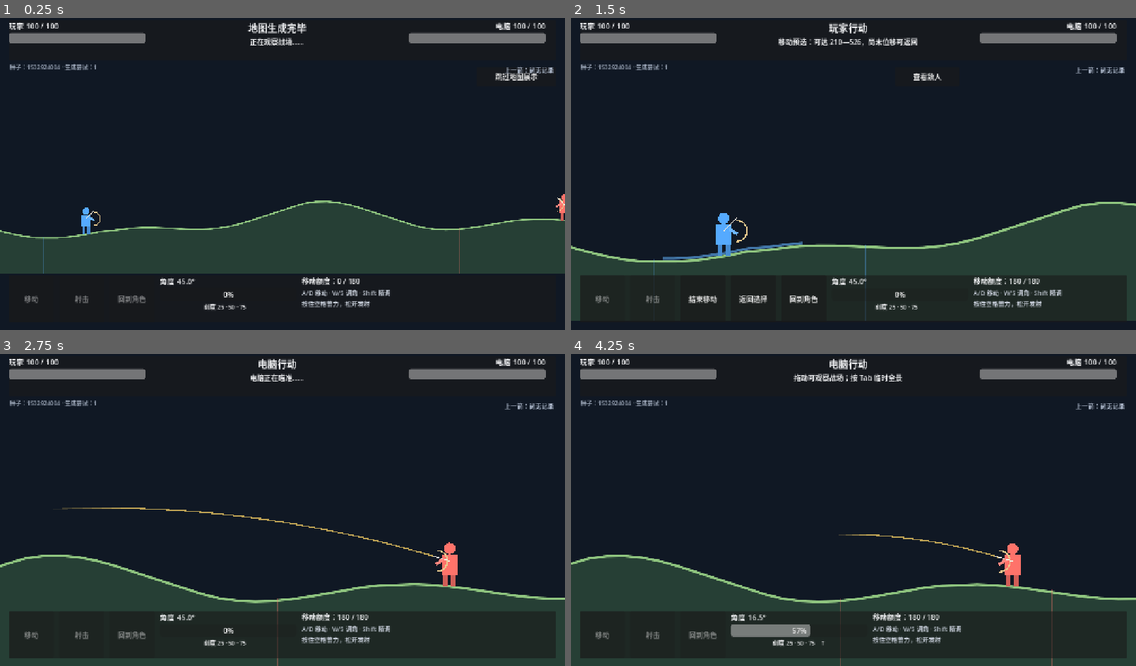
Above: before the commit, frames 1-4 (two rows, left to right).
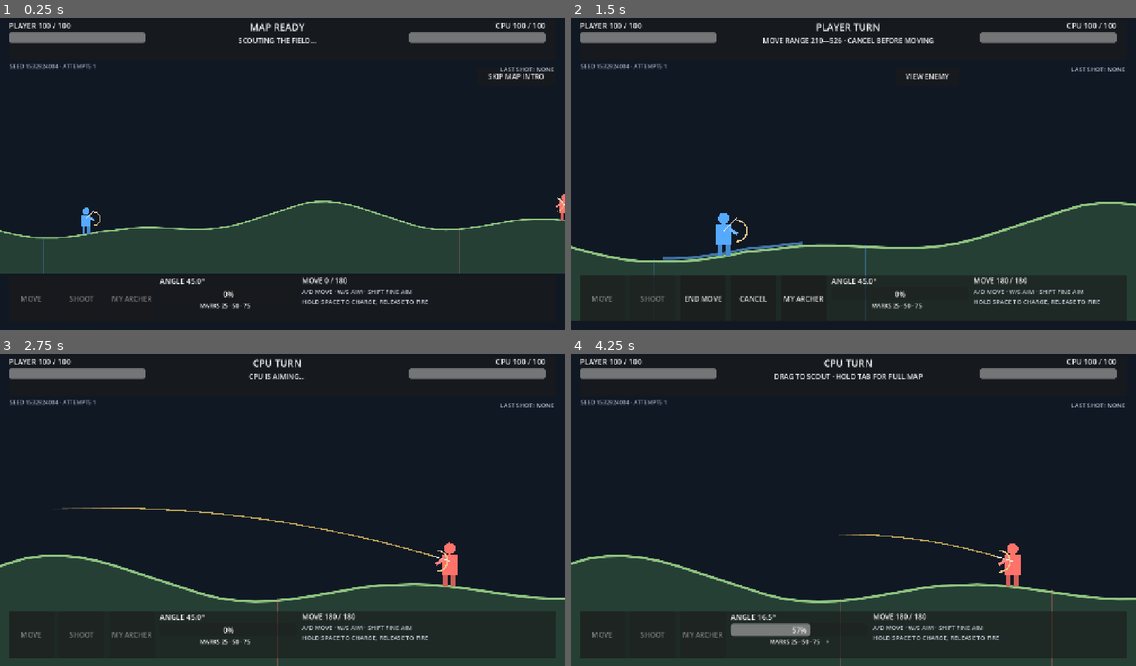
Above: after the commit, the same moments.

Repository: Xiangyu-Gu-6/Archers-Battle-Demo
Game: Godot game, scene res://scenes/Main.tscn
Two runs of this game, one before a commit and one after it. Both use one fixed random seed, a clock stepped at 60 frames per second and the inputs below.
Inputs (mouse positions are in pixels of both pictures, inside the frame that each line leads up to):
- Up to frame 1 (0.25 s): no input
- Up to frame 2 (1.5 s): click "跳过地图展示" (after the commit: "SKIP MAP INTRO") at 0.5 s; click "移动" (after the commit: "MOVE") at 1.25 s
- Up to frame 3 (2.75 s): click "结束移动" (after the commit: "END MOVE") at 2 s
- Up to frame 4 (4.25 s): tap Enter at 2.75 s; move the mouse to (977, 491) at 2.77 s; hold D (move_right) 2.78-3.5 s; hold Space (charge) 2.78-3.5 s; click (977, 491) at 2.92 s; drag from (740, 522) to (825, 572) at 3.52 s

The runs differ from the first frame. In frame 1, 2.8% of the frame differs, in the area x 1-98%, y 1-94%; in frame 2, 3.3%; in frame 3, 2.6%; in frame 4, 3.0%.

Commit message:
test: verify v2 flow and web release

Diff:
--- a/project.godot
+++ b/project.godot
@@ -13,6 +13,7 @@
 config/name="弓箭手对战 Demo"
 run/main_scene="res://scenes/Main.tscn"
 config/features=PackedStringArray("4.7")
+config/version="0.2.0"
 
 [display]
 
--- a/scripts/archer.gd
+++ b/scripts/archer.gd
@@ -1,7 +1,7 @@
 class_name Archer
 extends Node2D
 
-var display_name := "弓箭手"
+var display_name := "Archer"
 var side := 0
 var health := 100
 var max_health := 100
--- a/scripts/main.gd
+++ b/scripts/main.gd
@@ -111,7 +111,7 @@
 	top.add_child(top_row)
 	var player_box := VBoxContainer.new()
 	player_box.custom_minimum_size = Vector2(310, 0)
-	player_hp_text = _make_label("玩家 100 / 100", 17)
+	player_hp_text = _make_label("PLAYER 100 / 100", 17)
 	player_hp = ProgressBar.new()
 	player_hp.custom_minimum_size = Vector2(300, 24)
 	player_hp.max_value = balance.max_health
@@ -130,7 +130,7 @@
 	top_row.add_child(center_box)
 	var ai_box := VBoxContainer.new()
 	ai_box.custom_minimum_size = Vector2(310, 0)
-	ai_hp_text = _make_label("电脑 100 / 100", 17)
+	ai_hp_text = _make_label("CPU 100 / 100", 17)
 	ai_hp_text.horizontal_alignment = HORIZONTAL_ALIGNMENT_RIGHT
 	ai_hp = ProgressBar.new()
 	ai_hp.custom_minimum_size = Vector2(300, 24)
@@ -147,11 +147,11 @@
 	var bottom_row := HBoxContainer.new()
 	bottom_row.add_theme_constant_override("separation", 12)
 	bottom.add_child(bottom_row)
-	move_button = Button.new(); move_button.text = "移动"
-	shoot_button = Button.new(); shoot_button.text = "射击"
-	end_move_button = Button.new(); end_move_button.text = "结束移动"
-	cancel_button = Button.new(); cancel_button.text = "返回选择"
-	return_button = Button.new(); return_button.text = "回到角色"
+	move_button = Button.new(); move_button.text = "MOVE"
+	shoot_button = Button.new(); shoot_button.text = "SHOOT"
+	end_move_button = Button.new(); end_move_button.text = "END MOVE"
+	cancel_button = Button.new(); cancel_button.text = "CANCEL"
+	return_button = Button.new(); return_button.text = "MY ARCHER"
 	for button in [move_button, shoot_button, end_move_button, cancel_button, return_button]:
 		button.custom_minimum_size = Vector2(102, 62)
 		button.focus_mode = Control.FOCUS_NONE
@@ -163,12 +163,12 @@
 	return_button.pressed.connect(_return_to_actor)
 	var meter_box := VBoxContainer.new()
 	meter_box.custom_minimum_size = Vector2(310, 0)
-	angle_label = _make_label("角度 45°", 17)
+	angle_label = _make_label("ANGLE 45°", 17)
 	power_bar = ProgressBar.new()
 	power_bar.max_value = 100
 	power_bar.custom_minimum_size = Vector2(300, 28)
 	power_bar.show_percentage = true
-	power_direction_label = _make_label("刻度 25 · 50 · 75", 13)
+	power_direction_label = _make_label("MARKS 25 · 50 · 75", 13)
 	power_direction_label.horizontal_alignment = HORIZONTAL_ALIGNMENT_CENTER
 	meter_box.add_child(angle_label)
 	meter_box.add_child(power_bar)
@@ -176,22 +176,22 @@
 	bottom_row.add_child(meter_box)
 	var info_box := VBoxContainer.new()
 	info_box.custom_minimum_size = Vector2(240, 0)
-	move_label = _make_label("移动额度：80", 16)
-	var help := _make_label("A/D 移动 · W/S 调角 · Shift 精调\n按住空格蓄力，松开发射", 14)
+	move_label = _make_label("MOVE 180 / 180", 16)
+	var help := _make_label("A/D MOVE · W/S AIM · SHIFT FINE AIM\nHOLD SPACE TO CHARGE, RELEASE TO FIRE", 14)
 	help.add_theme_color_override("font_color", Color("#c4cbd6"))
 	info_box.add_child(move_label)
 	info_box.add_child(help)
 	bottom_row.add_child(info_box)
 
 	skip_button = Button.new()
-	skip_button.text = "跳过地图展示"
+	skip_button.text = "SKIP MAP INTRO"
 	skip_button.position = Vector2(1080, 122)
 	skip_button.size = Vector2(180, 44)
 	skip_button.focus_mode = Control.FOCUS_NONE
 	skip_button.pressed.connect(func(): intro_skipped = true)
 	root.add_child(skip_button)
 	enemy_button = Button.new()
-	enemy_button.text = "查看敌人"
+	enemy_button.text = "VIEW ENEMY"
 	enemy_button.position = Vector2(735, 122)
 	enemy_button.size = Vector2(145, 44)
 	enemy_button.focus_mode = Control.FOCUS_NONE
@@ -202,7 +202,7 @@
 	seed_label.add_theme_color_override("font_color", Color("#9ba6b7"))
 	seed_label.visible = OS.is_debug_build()
 	root.add_child(seed_label)
-	last_shot_label = _make_label("上一箭：尚无记录", 14)
+	last_shot_label = _make_label("LAST SHOT: NONE", 14)
 	last_shot_label.position = Vector2(905, 118)
 	last_shot_label.size = Vector2(350, 72)
 	last_shot_label.horizontal_alignment = HORIZONTAL_ALIGNMENT_RIGHT
@@ -220,7 +220,7 @@
 	result_box.alignment = BoxContainer.ALIGNMENT_CENTER
 	result_label = _make_label("", 30)
 	result_label.horizontal_alignment = HORIZONTAL_ALIGNMENT_CENTER
-	again_button = Button.new(); again_button.text = "再来一局"; again_button.custom_minimum_size = Vector2(220, 60); again_button.focus_mode = Control.FOCUS_NONE
+	again_button = Button.new(); again_button.text = "PLAY AGAIN"; again_button.custom_minimum_size = Vector2(220, 60); again_button.focus_mode = Control.FOCUS_NONE
 	again_button.pressed.connect(new_match)
 	result_box.add_child(result_label)
 	result_box.add_child(again_button)
@@ -252,7 +252,7 @@
 	trajectory = PackedVector2Array()
 	pending_player_shot.clear()
 	last_player_shot.clear()
-	last_shot_label.text = "上一箭：尚无记录"
+	last_shot_label.text = "LAST SHOT: NONE"
 	queue_redraw()
 	hit_label.text = ""
 	result_panel.visible = false
@@ -276,7 +276,7 @@
 	active_arrow = null
 	for i in 2:
 		var archer = ArcherScript.new()
-		archer.setup(i, "玩家" if i == 0 else "电脑", Color("#55aaff") if i == 0 else Color("#ff736a"), balance.max_health)
+		archer.setup(i, "Player" if i == 0 else "CPU", Color("#55aaff") if i == 0 else Color("#ff736a"), balance.max_health)
 		archers.append(archer)
 		match_root.add_child(archer)
 	if use_same_seed and current_seed != 0 and OS.is_debug_build():
@@ -286,7 +286,7 @@
 		while current_seed == old_seed: current_seed = rng.randi()
 	var generated: Dictionary = terrain.generate(current_seed, {} if use_same_seed else old_signature)
 	previous_terrain_signature = generated.signature
-	seed_label.text = "种子：%s · 生成尝试：%s%s" % [current_seed, generated.attempts, " · 备用地形" if generated.fallback else ""]
+	seed_label.text = "SEED %s · ATTEMPTS %s%s" % [current_seed, generated.attempts, " · FALLBACK" if generated.fallback else ""]
 	for archer in archers:
 		archer.health = balance.max_health
 		archer.aim_angle = 45.0
@@ -311,8 +311,8 @@
 func _start_intro(token: int) -> void:
 	phase = Phase.INTRO
 	skip_button.visible = true
-	turn_label.text = "地图生成完毕"
-	status_label.text = "正在观察战场……"
+	turn_label.text = "MAP READY"
+	status_label.text = "SCOUTING THE FIELD..."
 	camera_goal = Vector2(balance.world_width * 0.5, 385.0)
 	zoom_goal = Vector2(0.50, 0.50)
 	var elapsed := 0.0
@@ -336,7 +336,7 @@
 	phase = Phase.SELECT
 	hit_label.text = ""
 	_focus_actor(current_side)
-	status_label.text = "请选择行动" if current_side == 0 else "电脑正在观察地形……"
+	status_label.text = "CHOOSE AN ACTION" if current_side == 0 else "CPU IS SCOUTING..."
 	_update_ui()
 	if current_side == 1:
 		_ai_turn(turn_token)
@@ -347,7 +347,7 @@
 	move_committed = false
 	move_start_position = archers[0].global_position
 	move_reachable_interval = terrain.reachable_interval(archers[0].position.x, move_remaining, 0)
-	status_label.text = "移动预选：可达 %.0f—%.0f，尚未位移可返回" % [move_reachable_interval.x, move_reachable_interval.y]
+	status_label.text = "MOVE RANGE %.0f—%.0f · CANCEL BEFORE MOVING" % [move_reachable_interval.x, move_reachable_interval.y]
 	queue_redraw()
 	_update_ui()
 
@@ -356,7 +356,7 @@
 	phase = Phase.AIM
 	shot_committed = false
 	var preview_power := float(last_player_shot.get("power", 0.5))
-	status_label.text = "预览力度 %d%%，按住空格开始实际蓄力" % roundi(preview_power * 100.0)
+	status_label.text = "PREVIEW %d%% · HOLD SPACE TO CHARGE" % roundi(preview_power * 100.0)
 	_update_trajectory(preview_power)
 	_update_ui()
 
@@ -374,7 +374,7 @@
 		return
 	trajectory = PackedVector2Array()
 	queue_redraw()
-	status_label.text = "请选择行动"
+	status_label.text = "CHOOSE AN ACTION"
 	_update_ui()
 
 func _return_to_actor() -> void:
@@ -458,7 +458,7 @@
 			charge_elapsed = 0.0
 			preview_update_elapsed = 0.0
 			_focus_actor(0)
-			status_label.text = "行动已提交：蓄力中"
+			status_label.text = "ACTION LOCKED: CHARGING"
 		elif event.is_action_released("charge") and phase == Phase.CHARGE and charging:
 			charging = false
 			_fire_arrow(current_side, charge_power)
@@ -467,7 +467,7 @@
 		last_mouse = event.position
 		if event.pressed and not drag_hint_shown:
 			drag_hint_shown = true
-			status_label.text = "拖动可观察战场；按 Tab 临时全景"
+			status_label.text = "DRAG TO SCOUT · HOLD TAB FOR FULL MAP"
 	if event is InputEventMouseMotion and dragging and current_side == 0:
 		camera_goal -= event.relative / get_node("BattleCamera").zoom
 		camera_goal.x = clampf(camera_goal.x, 640.0, balance.world_width - 640.0)
@@ -484,7 +484,7 @@
 		aim_down_held = false
 		dragging = false
 		_end_full_view()
-		status_label.text = "窗口焦点已恢复；请重新按空格蓄力"
+		status_label.text = "FOCUS RESTORED · PRESS SPACE AGAIN"
 	elif what == NOTIFICATION_APPLICATION_FOCUS_OUT:
 		aim_up_held = false
 		aim_down_held = false
@@ -502,7 +502,7 @@
 	move_remaining = maxf(0.0, move_remaining - actual)
 	if actual > 0.05 and not move_committed:
 		move_committed = true
-		status_label.text = "行动已提交：移动中"
+		status_label.text = "ACTION LOCKED: MOVING"
 	_focus_actor(actor.side)
 	if actor.side == 0:
 		move_reachable_interval = terrain.reachable_interval(actor.position.x, move_remaining, 0)
@@ -536,7 +536,7 @@
 	match_root.add_child(active_arrow)
 	active_arrow.launch(shooter.muzzle_position(), shooter.launch_direction() * balance.launch_speed(power), shooter, target, terrain, balance.gravity, balance.arrow_timeout)
 	active_arrow.stopped.connect(_on_arrow_stopped.bind(turn_token))
-	status_label.text = "%s发射：角度 %.1f°，力度 %d%%" % [shooter.display_name, shooter.aim_angle, roundi(power * 100.0)]
+	status_label.text = "%s FIRES · %.1f° · %d%%" % [shooter.display_name, shooter.aim_angle, roundi(power * 100.0)]
 	_update_ui()
 
 func _on_arrow_stopped(result: Dictionary, token: int) -> void:
@@ -554,14 +554,14 @@
 		var damage: int = balance.damage_for(result.part)
 		var target = archers[1 - current_side]
 		target.apply_damage(damage)
-		var part_name: String = {&"head": "头部", &"torso": "躯干", &"legs": "腿脚"}[result.part]
+		var part_name: String = {&"head": "HEAD", &"torso": "TORSO", &"legs": "LEGS"}[result.part]
 		hit_label.text = "%s −%d" % [part_name, damage]
-		status_label.text = "%s命中%s！" % [archers[current_side].display_name, target.display_name]
+		status_label.text = "%s HITS %s!" % [archers[current_side].display_name, target.display_name]
 	else:
 		match result.kind:
-			&"terrain": hit_label.text = "命中地形"
-			&"timeout": hit_label.text = "飞行超时"
-			_: hit_label.text = "飞出边界"
+			&"terrain": hit_label.text = "GROUND HIT"
+			&"timeout": hit_label.text = "FLIGHT TIMEOUT"
+			_: hit_label.text = "OUT OF BOUNDS"
 	if current_side == 0:
 		last_player_shot = pending_player_shot.duplicate()
 		last_player_shot["kind"] = result.kind
@@ -587,16 +587,16 @@
 	phase = Phase.GAME_OVER
 	turn_token += 1
 	var player_won: bool = archers[1].health <= 0
-	result_label.text = ("胜利！" if player_won else "惜败") + "\n\n玩家 %d / 电脑 %d" % [archers[0].health, archers[1].health]
+	result_label.text = ("VICTORY!" if player_won else "DEFEAT") + "\n\nPLAYER %d / CPU %d" % [archers[0].health, archers[1].health]
 	result_panel.visible = true
-	turn_label.text = "对局结束"
-	status_label.text = "点击“再来一局”生成新地图"
+	turn_label.text = "MATCH OVER"
+	status_label.text = "SELECT PLAY AGAIN FOR A NEW MAP"
 	_update_ui()
 
 func _ai_turn(token: int) -> void:
 	phase = Phase.SELECT
 	_update_ui()
-	status_label.text = "电脑正在观察地形……"
+	status_label.text = "CPU IS SCOUTING..."
 	await get_tree().create_timer(0.45).timeout
 	if token != turn_token: return
 	var solution: Dictionary = await _find_ai_shot(token)
@@ -607,7 +607,7 @@
 	archers[1].aim_angle = clampf(solution.angle + rng.randf_range(-2.0, 2.0), balance.min_angle, balance.max_angle)
 	archers[1].queue_redraw()
 	phase = Phase.AIM
-	status_label.text = "电脑正在瞄准……"
+	status_label.text = "CPU IS AIMING..."
 	_focus_actor(1)
 	_update_trajectory(solution.power)
 	await get_tree().create_timer(0.55).timeout
@@ -653,7 +653,7 @@
 
 func _ai_move(token: int) -> void:
 	phase = Phase.MOVE
-	status_label.text = "电脑选择移动，本回合不射击"
+	status_label.text = "CPU MOVES AND ENDS ITS TURN"
 	var actor = archers[1]
 	var direction := -1.0 if rng.randf() < 0.75 else 1.0
 	var distance := rng.randf_range(35.0, balance.move_budget)
@@ -700,16 +700,16 @@
 
 func _update_last_shot_ui() -> void:
 	if last_player_shot.is_empty():
-		last_shot_label.text = "上一箭：尚无记录"
+		last_shot_label.text = "LAST SHOT: NONE"
 		return
 	var outcome := ""
 	match last_player_shot.kind:
-		&"actor": outcome = {&"head": "命中头部", &"torso": "命中躯干", &"legs": "命中腿脚"}.get(last_player_shot.get("part", &""), "命中")
-		&"terrain": outcome = "撞地"
-		&"timeout": outcome = "超时"
-		_: outcome = "出界"
+		&"actor": outcome = {&"head": "HEAD HIT", &"torso": "TORSO HIT", &"legs": "LEG HIT"}.get(last_player_shot.get("part", &""), "HIT")
+		&"terrain": outcome = "GROUND"
+		&"timeout": outcome = "TIMEOUT"
+		_: outcome = "OUT"
 	var changed: bool = archers.size() == 2 and (archers[0].global_position.distance_to(last_player_shot.shooter_position) > 0.5 or archers[1].global_position.distance_to(last_player_shot.target_position) > 0.5)
-	last_shot_label.text = "上一箭：%.1f° · %d%% · %s%s" % [last_player_shot.angle, roundi(last_player_shot.power * 100.0), outcome, "\n站位已变化，参考为上次射击" if changed else ""]
+	last_shot_label.text = "LAST SHOT: %.1f° · %d%% · %s%s" % [last_player_shot.angle, roundi(last_player_shot.power * 100.0), outcome, "\nPOSITION CHANGED · REFERENCE ONLY" if changed else ""]
 
 func _focus_actor(side: int) -> void:
 	camera_goal = archers[side].global_position + Vector2(0.0, -130.0)
@@ -721,15 +721,15 @@
 	if not is_instance_valid(player_hp) or archers.size() < 2: return
 	player_hp.value = archers[0].health
 	ai_hp.value = archers[1].health
-	player_hp_text.text = "玩家 %d / %d" % [archers[0].health, archers[0].max_health]
-	ai_hp_text.text = "电脑 %d / %d" % [archers[1].health, archers[1].max_health]
-	angle_label.text = "角度 %.1f°" % archers[current_side].aim_angle
+	player_hp_text.text = "PLAYER %d / %d" % [archers[0].health, archers[0].max_health]
+	ai_hp_text.text = "CPU %d / %d" % [archers[1].health, archers[1].max_health]
+	angle_label.text = "ANGLE %.1f°" % archers[current_side].aim_angle
 	power_bar.value = charge_power * 100.0
 	var descending: bool = fmod(charge_elapsed, balance.charge_half_cycle * 2.0) > balance.charge_half_cycle
-	power_direction_label.text = "刻度 25 · 50 · 75    %s" % ("↓" if descending and phase == Phase.CHARGE else "↑" if phase == Phase.CHARGE else "")
-	move_label.text = "移动额度：%d / %d" % [roundi(move_remaining), roundi(balance.move_budget)]
+	power_direction_label.text = "MARKS 25 · 50 · 75    %s" % ("-" if descending and phase == Phase.CHARGE else "+" if phase == Phase.CHARGE else "")
+	move_label.text = "MOVE %d / %d" % [roundi(move_remaining), roundi(balance.move_budget)]
 	if phase not in [Phase.INTRO, Phase.GAME_OVER]:
-		turn_label.text = "%s行动" % archers[current_side].display_name
+		turn_label.text = "%s TURN" % archers[current_side].display_name.to_upper()
 	var player_can_choose := current_side == 0 and phase == Phase.SELECT
 	move_button.disabled = not player_can_choose
 	shoot_button.disabled = not player_can_choose
--- a/scripts/terrain.gd
+++ b/scripts/terrain.gd
@@ -83,7 +83,7 @@
 			heights[i] = lerpf(heights[i], target, 0.82 * (1.0 - distance / 65.0))
 
 func template_name() -> String:
-	return ["低中央丘陵", "左右不等高坡地", "浅凹位错落坡地"][template_type]
+	return ["Central Hill", "Split Slopes", "Shallow Basin"][template_type]
 
 func signature() -> Dictionary:
 	var samples := PackedFloat32Array()
--- /dev/null
+++ b/tests/v2_acceptance_test.gd
@@ -0,0 +1,116 @@
+extends SceneTree
+
+const MainScene := preload("res://scenes/Main.tscn")
+const TerrainScript := preload("res://scripts/terrain.gd")
+const ArcherScript := preload("res://scripts/archer.gd")
+const BallisticsScript := preload("res://scripts/ballistics.gd")
+const BalanceScript := preload("res://scripts/game_balance.gd")
+
+var failures: Array[String] = []
+
+func _init() -> void:
+	call_deferred("_run")
+
+func check(condition: bool, message: String) -> void:
+	if not condition: failures.append(message)
+
+func _run() -> void:
+	var balance = BalanceScript.new()
+	check(is_equal_approx(balance.charge_half_cycle, 2.0), "charge half-cycle must be 2 seconds")
+	check(is_equal_approx(balance.move_budget, 180.0), "move budget must be five 36-unit body widths")
+	await _test_terrain_and_ballistics(balance)
+	await _test_ui_and_match_lifecycle()
+	if failures.is_empty():
+		print("V2_ACCEPTANCE_OK seeds=100 templates=3 restarts=20 ui_chain=true ballistics_shared=true")
+		quit(0)
+	else:
+		for failure in failures: push_error(failure)
+		quit(1)
+
+func _test_terrain_and_ballistics(balance) -> void:
+	var previous := {}
+	var templates := {}
+	for seed_value in range(2200, 2300):
+		var terrain = TerrainScript.new()
+		terrain.world_width = balance.world_width
+		terrain.world_bottom = balance.world_bottom
+		root.add_child(terrain)
+		var generated: Dictionary = terrain.generate(seed_value, previous)
+		check(generated.attempts <= 20, "seed %d exceeded retry budget" % seed_value)
+		templates[generated.template] = true
+		var interval: Vector2 = terrain.reachable_interval(430.0, balance.move_budget, 0)
+		check(terrain.surface_distance(430.0, interval.x) <= balance.move_budget + 0.25, "left reachable range exceeds budget")
+		check(terrain.surface_distance(430.0, interval.y) <= balance.move_budget + 0.25, "right reachable range exceeds budget")
+		previous = generated.signature
+		terrain.free()
+	check(templates.size() == 3, "all three terrain templates must appear in 100 seeds")
+
+	var terrain = TerrainScript.new()
+	root.add_child(terrain)
+	terrain.generate(987654)
+	var shooter = ArcherScript.new()
+	var target = ArcherScript.new()
+	root.add_child(shooter)
+	root.add_child(target)
+	shooter.setup(0, "射手", Color.WHITE, 100)
+	target.setup(1, "目标", Color.WHITE, 100)
+	shooter.position = Vector2(430.0, terrain.surface_y(430.0))
+	target.position = Vector2(1970.0, terrain.surface_y(1970.0))
+	shooter.aim_angle = 47.0
+	var origin: Vector2 = shooter.muzzle_position()
+	var velocity: Vector2 = shooter.launch_direction() * balance.launch_speed(0.58)
+	var trace: Dictionary = BallisticsScript.trace(origin, velocity, balance.gravity, balance.arrow_timeout, balance.world_width, balance.world_bottom, terrain, target)
+	var position := origin
+	var current_velocity := velocity
+	for i in range(1, trace.points.size()):
+		var frame: Dictionary = BallisticsScript.advance(position, current_velocity, BallisticsScript.DEFAULT_STEP, balance.gravity, terrain, target)
+		check(frame.position.distance_to(trace.points[i]) < 0.01, "preview and real step diverged at %d" % i)
+		position = frame.position
+		current_velocity = frame.velocity
+		if frame.collision.hit: break
+	var half: PackedVector2Array = BallisticsScript.first_fraction_by_arc(trace.points, 0.5)
+	var full_length := _arc_length(trace.points)
+	var half_length := _arc_length(half)
+	check(absf(half_length - full_length * 0.5) < 0.25, "displayed prediction must be half of full arc length")
+	shooter.free()
+	target.free()
+	terrain.free()
+	await process_frame
+
+func _test_ui_and_match_lifecycle() -> void:
+	var game = MainScene.instantiate()
+	root.add_child(game)
+	while game.rebuilding_match: await process_frame
+	game.turn_token += 1
+	game.current_side = 0
+	game.phase = game.Phase.SELECT
+	game._update_ui()
+	game.move_button.pressed.emit()
+	check(game.phase == game.Phase.MOVE, "move button must enter move preview")
+	check(not game.move_committed and game.cancel_button.visible, "unmoved action must be cancellable")
+	game.cancel_button.pressed.emit()
+	check(game.phase == game.Phase.SELECT, "cancel button must return to action choice")
+	game.shoot_button.pressed.emit()
+	check(game.phase == game.Phase.AIM, "shoot button must enter aim")
+	game.cancel_button.pressed.emit()
+	check(game.phase == game.Phase.SELECT, "uncommitted aim must be cancellable")
+
+	var seeds := {}
+	for iteration in 20:
+		var old_root = game.match_root
+		game.phase = game.Phase.GAME_OVER
+		game.again_button.disabled = false
+		game.again_button.pressed.emit()
+		while game.rebuilding_match: await process_frame
+		check(game.match_root != old_root, "restart %d must replace MatchRoot" % iteration)
+		check(game.archers[0].health == 100 and game.archers[1].health == 100, "restart %d must restore health" % iteration)
+		check(game.landed_arrows.is_empty() and game.last_player_shot.is_empty(), "restart %d must clear shot state" % iteration)
+		check(not seeds.has(game.current_seed), "restart %d repeated a seed" % iteration)
+		seeds[game.current_seed] = true
+	game.queue_free()
+	await process_frame
+
+func _arc_length(points: PackedVector2Array) -> float:
+	var length := 0.0
+	for i in range(points.size() - 1): length += points[i].distance_to(points[i + 1])
+	return length
Not shown, changed: export_presets.cfg
Not shown, added: scripts/ballistics.gd.uid
Not shown, added: tests/v2_acceptance_test.gd.uid
Not shown, changed: README.md
Not shown, added: VERSION
Not shown, added: 验收记录_策划案2.md
